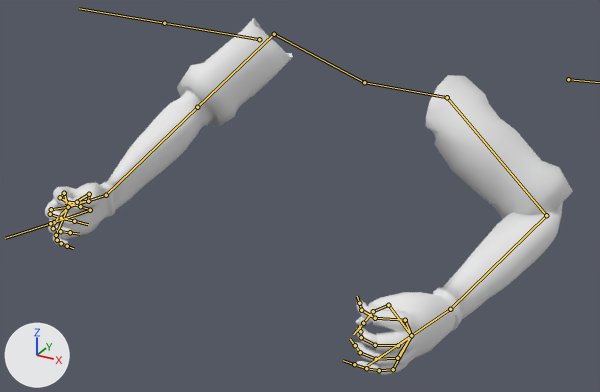
Two versions of the FBX model Assets/_RPG/Models/FpsArms/FpsArms.fbx, one commit apart.
The view is the same before and after, from a 50 mm lens placed at (3.03, -6.7, 2.09), pointed at (-0.01, -1.17, -0.67). Arrows for +X, +Y and +Z are at lower left; the lights stay in place. Both versions are drawn at frame 1 of the action 'Armature.001|ParryOneHanded'; the numbers are the values there. The bones that bend it are drawn over the model as lines.

Names of what the first picture shows: 'arm'.
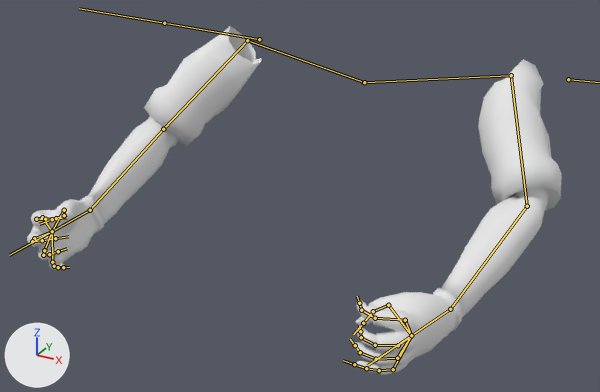
Changed parts and their boxes [x1, y1, x2, y2] in the pictures (600 x 392 px):
'arm', posed
    before: [45, 18, 573, 375]
    after: [27, 25, 562, 375]
bone 'Bone_L', root to tip
    before: (364, 82) to (274, 34)
    after: (364, 82) to (247, 40)
bone 'Bone_L.001', root to tip
    before: (274, 34) to (197, 107)
    after: (247, 40) to (163, 129)
bone 'Bone_L.002', root to tip
    before: (197, 107) to (106, 195)
    after: (163, 129) to (90, 210)
bone 'Bone_L.003', root to tip
    before: (106, 195) to (68, 207)
    after: (90, 210) to (52, 231)
bone 'Bone_R', root to tip
    before: (364, 82) to (447, 97)
    after: (364, 82) to (511, 75)
bone 'Bone_R.001', root to tip
    before: (447, 97) to (546, 215)
    after: (511, 75) to (527, 206)
bone 'Bone_R.002', root to tip
    before: (546, 215) to (450, 309)
    after: (527, 206) to (450, 309)

What changed in the scene script:
```text
Change bone_bone_l:
    where bone_bone_l = bpy.data.objects['Armature.001'].pose.bones['Bone_L']  # child of 'Bone'
    bone_bone_l.rotation_quaternion: (0.984, 0.0, -0.03, -0.176) -> (1.0, 0.0, -0.005, -0.031)  # degrees (1, -3, -20) -> degrees (0, -1, -4)
Change bone_bone_l_001:
    where bone_bone_l_001 = bpy.data.objects['Armature.001'].pose.bones['Bone_L.001']  # child of 'Bone_L'
    bone_bone_l_001.rotation_quaternion: (0.564, -0.639, 0.373, 0.368) -> (0.631, -0.521, 0.571, 0.063)  # degrees (-102, 63, -8) -> degrees (-108, 52, -57)
Change bone_bone_l_002:
    where bone_bone_l_002 = bpy.data.objects['Armature.001'].pose.bones['Bone_L.002']  # child of 'Bone_L.001'
    bone_bone_l_002.rotation_quaternion: (0.971, -0.094, -0.218, 0.002) -> (0.882, -0.407, -0.217, 0.097)  # degrees (-12, -25, 3) -> degrees (-53, -18, 21)
Change bone_bone_l_003:
    where bone_bone_l_003 = bpy.data.objects['Armature.001'].pose.bones['Bone_L.003']  # child of 'Bone_L.002'
    bone_bone_l_003.rotation_quaternion: (0.95, 0.019, -0.011, 0.31) -> (0.985, 0.067, 0.0, 0.161)  # degrees (2, -2, 36) -> degrees (8, -1, 18)
Change bone_bone_r:
    where bone_bone_r = bpy.data.objects['Armature.001'].pose.bones['Bone_R']  # child of 'Bone'
    bone_bone_r.rotation_quaternion: (0.949, 0.0, -0.053, -0.31) -> (1.0, 0.0, 0.005, 0.029)  # degrees (2, -6, -36) -> degrees (0, 1, 3)
Change bone_bone_r_001:
    where bone_bone_r_001 = bpy.data.objects['Armature.001'].pose.bones['Bone_R.001']  # child of 'Bone_R'
    bone_bone_r_001.rotation_quaternion: (0.718, -0.122, -0.55, 0.408) -> (0.745, -0.517, -0.376, -0.19)  # degrees (-60, -44, 85) -> degrees (-74, -49, 9)
Change bone_bone_r_002:
    where bone_bone_r_002 = bpy.data.objects['Armature.001'].pose.bones['Bone_R.002']  # child of 'Bone_R.001'
    bone_bone_r_002.rotation_quaternion: (0.587, -0.686, 0.204, -0.378) -> (0.899, -0.347, 0.136, -0.228)  # degrees (-91, -16, -49) -> degrees (-44, 5, -30)
Change bone_bone_r_003:
    where bone_bone_r_003 = bpy.data.objects['Armature.001'].pose.bones['Bone_R.003']  # child of 'Bone_R.002'
    bone_bone_r_003.rotation_quaternion: (0.982, 0.113, -0.01, -0.152) -> (0.984, 0.048, -0.009, -0.17)  # degrees (13, 1, -17) -> degrees (6, 0, -20)
```
